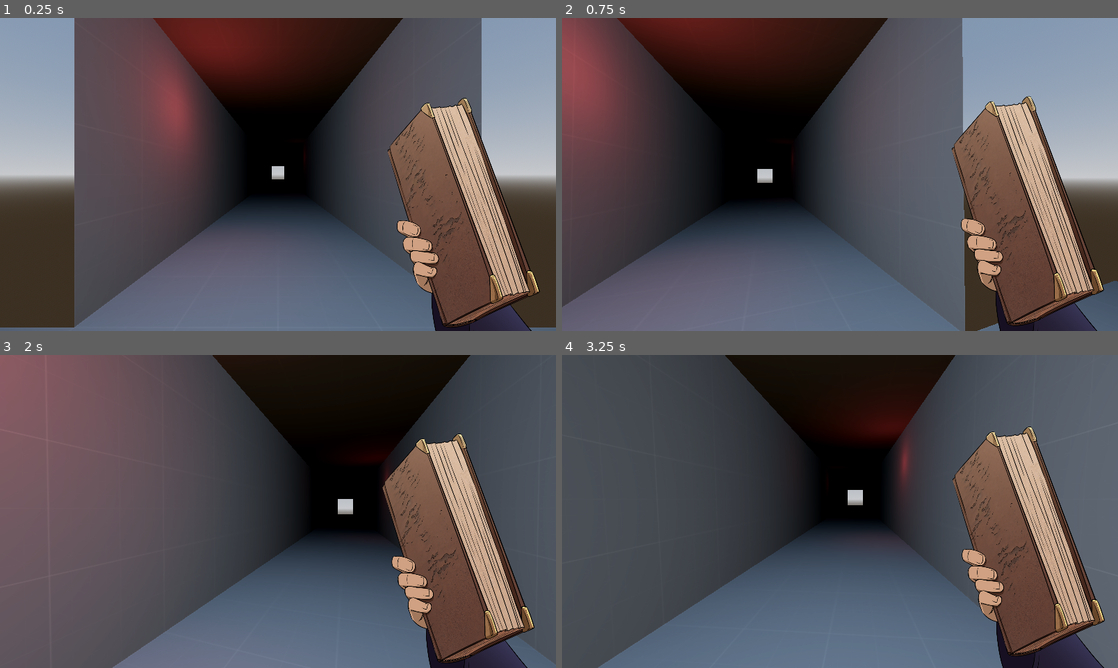
Above: before the commit, frames 1-4 (two rows, left to right).
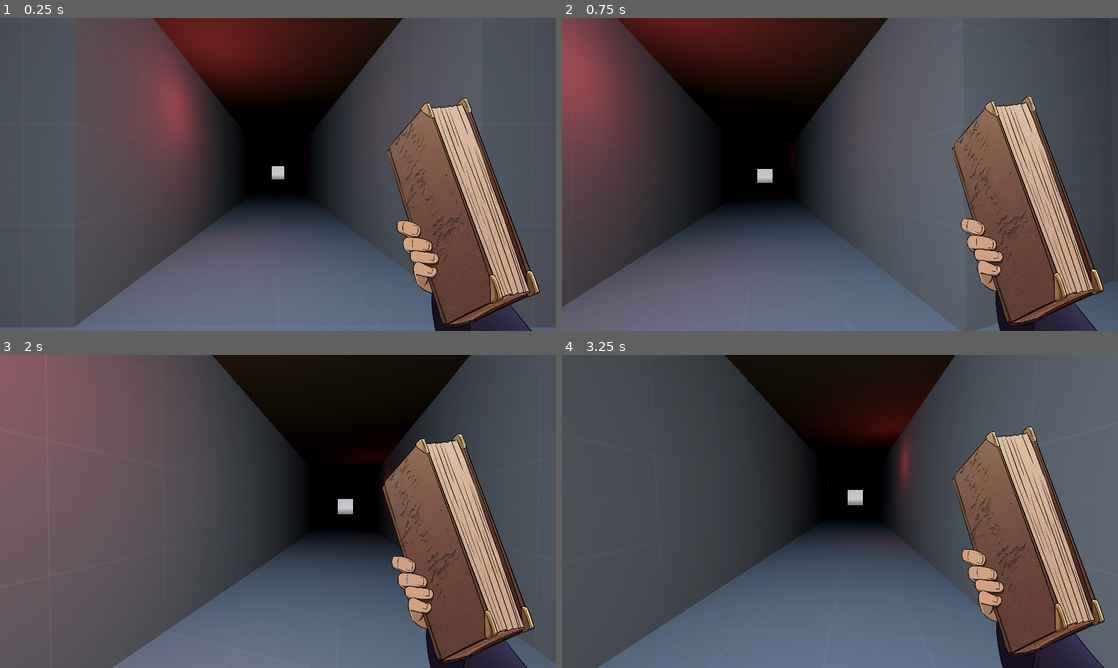
Above: after the commit, the same moments.

Repository: Bigaston/LDJam55
Game: Godot game, scene res://scenes/game/level.tscn
The game is run twice, just before and just after one commit, with the same random seed, the same clock (stepped at 60 frames per second) and the same inputs.
Inputs (mouse positions are in pixels of both pictures, inside the frame that each line leads up to):
- Up to frame 1 (0.25 s): no input
- Up to frame 2 (0.75 s): tap Enter at 0.5 s; move the mouse to (867, 174) at 0.52 s; hold W (move_forward) from 0.53 s (still down); tap Space (use_spell) at 0.6 s
- Up to frame 3 (2 s): keep holding W (move_forward); move the mouse to (250, 511) at 1.27 s; tap Space (use_spell) at 1.35 s
- Up to frame 4 (3.25 s): keep holding W (move_forward); move the mouse to (851, 505) at 2.02 s; tap Space (use_spell) at 2.1, 2.85 s; move the mouse to (834, 517) at 2.77 s

The runs differ from the first frame. In frame 1, 23% of the frame differs, in the area x 0-100%, y 0-99%; in frame 2, 14%; in frame 3, less than 0.1%; in frame 4, less than 0.1%.

Commit message:
Ajout de tous les walls

Diff:
--- a/scenes/game/level.tscn
+++ b/scenes/game/level.tscn
@@ -30,6 +30,23 @@
 [sub_resource type="BoxShape3D" id="BoxShape3D_f41b2"]
 size = Vector3(10, 1, 10)
 
+[sub_resource type="QuadMesh" id="QuadMesh_jtkfp"]
+material = ExtResource("5_ygx1m")
+size = Vector2(10, 4)
+
+[sub_resource type="BoxShape3D" id="BoxShape3D_rh32r"]
+size = Vector3(10, 4, 1)
+
+[sub_resource type="PlaneMesh" id="PlaneMesh_m7mri"]
+size = Vector2(10, 10)
+
+[sub_resource type="QuadMesh" id="QuadMesh_3ucmu"]
+material = ExtResource("5_ygx1m")
+size = Vector2(3, 4)
+
+[sub_resource type="BoxShape3D" id="BoxShape3D_8pl3p"]
+size = Vector3(3, 4, 1)
+
 [node name="Level" type="Node3D"]
 script = ExtResource("1_81kyg")
 
@@ -56,5 +73,59 @@
 transform = Transform3D(1, 0, 0, 0, 1, 0, 0, 0, 1, 0, -0.5, 0)
 shape = SubResource("BoxShape3D_f41b2")
 
+[node name="Wall" type="MeshInstance3D" parent="StartRoom"]
+transform = Transform3D(-4.37114e-08, 0, 1, 0, 1, 0, -1, 0, -4.37114e-08, -5, 2, 5)
+mesh = SubResource("QuadMesh_jtkfp")
+
+[node name="StaticBody3D" type="StaticBody3D" parent="StartRoom/Wall"]
+transform = Transform3D(1, 0, 0, 0, 1, 0, 0, 0, 1, 0, 0, -0.5)
+
+[node name="CollisionShape3D" type="CollisionShape3D" parent="StartRoom/Wall/StaticBody3D"]
+shape = SubResource("BoxShape3D_rh32r")
+
+[node name="Wall2" type="MeshInstance3D" parent="StartRoom"]
+transform = Transform3D(-4.37114e-08, 0, -1, 0, 1, 0, 1, 0, -4.37114e-08, 5, 2, 5)
+mesh = SubResource("QuadMesh_jtkfp")
+
+[node name="StaticBody3D" type="StaticBody3D" parent="StartRoom/Wall2"]
+transform = Transform3D(1, 0, 0, 0, 1, 0, 0, 0, 1, 0, 0, -0.5)
+
+[node name="CollisionShape3D" type="CollisionShape3D" parent="StartRoom/Wall2/StaticBody3D"]
+shape = SubResource("BoxShape3D_rh32r")
+
+[node name="Wall3" type="MeshInstance3D" parent="StartRoom"]
+transform = Transform3D(-1, 0, -8.74228e-08, 0, 1, 0, 8.74228e-08, 0, -1, 0, 2, 10)
+mesh = SubResource("QuadMesh_jtkfp")
+
+[node name="StaticBody3D" type="StaticBody3D" parent="StartRoom/Wall3"]
+transform = Transform3D(1, 0, 0, 0, 1, 0, 0, 0, 1, 0, 0, -0.5)
+
+[node name="CollisionShape3D" type="CollisionShape3D" parent="StartRoom/Wall3/StaticBody3D"]
+shape = SubResource("BoxShape3D_rh32r")
+
+[node name="Ceil" type="MeshInstance3D" parent="StartRoom"]
+transform = Transform3D(1, 0, 0, 0, -1, 8.74228e-08, 0, -8.74228e-08, -1, 0, 4, 5)
+mesh = SubResource("PlaneMesh_m7mri")
+
+[node name="MiniWall" type="MeshInstance3D" parent="StartRoom"]
+transform = Transform3D(1, 0, 0, 0, 1, 0, 0, 0, 1, -3.5, 2, 0)
+mesh = SubResource("QuadMesh_3ucmu")
+
+[node name="StaticBody3D" type="StaticBody3D" parent="StartRoom/MiniWall"]
+
+[node name="CollisionShape3D" type="CollisionShape3D" parent="StartRoom/MiniWall/StaticBody3D"]
+transform = Transform3D(1, 0, 0, 0, 1, 0, 0, 0, 1, 0, 0, -0.5)
+shape = SubResource("BoxShape3D_8pl3p")
+
+[node name="MiniWall2" type="MeshInstance3D" parent="StartRoom"]
+transform = Transform3D(1, 0, 0, 0, 1, 0, 0, 0, 1, 3.5, 2, 0)
+mesh = SubResource("QuadMesh_3ucmu")
+
+[node name="StaticBody3D" type="StaticBody3D" parent="StartRoom/MiniWall2"]
+
+[node name="CollisionShape3D" type="CollisionShape3D" parent="StartRoom/MiniWall2/StaticBody3D"]
+transform = Transform3D(1, 0, 0, 0, 1, 0, 0, 0, 1, 0, 0, -0.5)
+shape = SubResource("BoxShape3D_8pl3p")
+
 [node name="Monster" parent="." instance=ExtResource("6_yuqhc")]
 transform = Transform3D(1, 0, 0, 0, 1, 0, 0, 0, 1, 0, 1.99765, 4.25093)
Not shown: 1 places in scenes/game/level.tscn that only renumber resources
